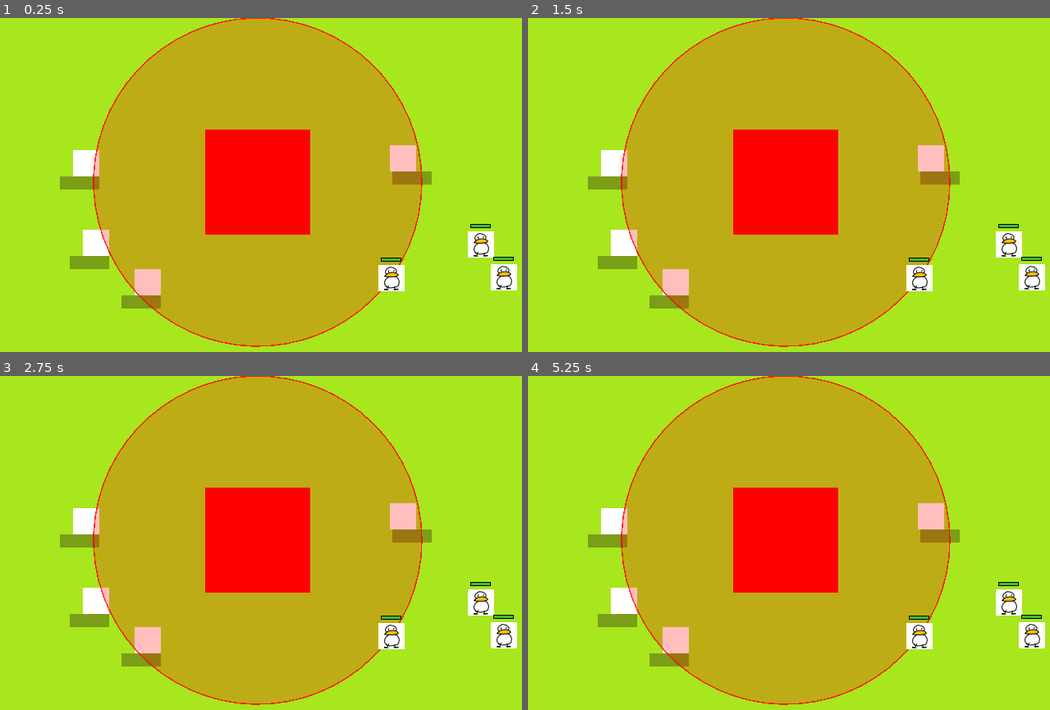
Above: before the commit, frames 1-4 (two rows, left to right).
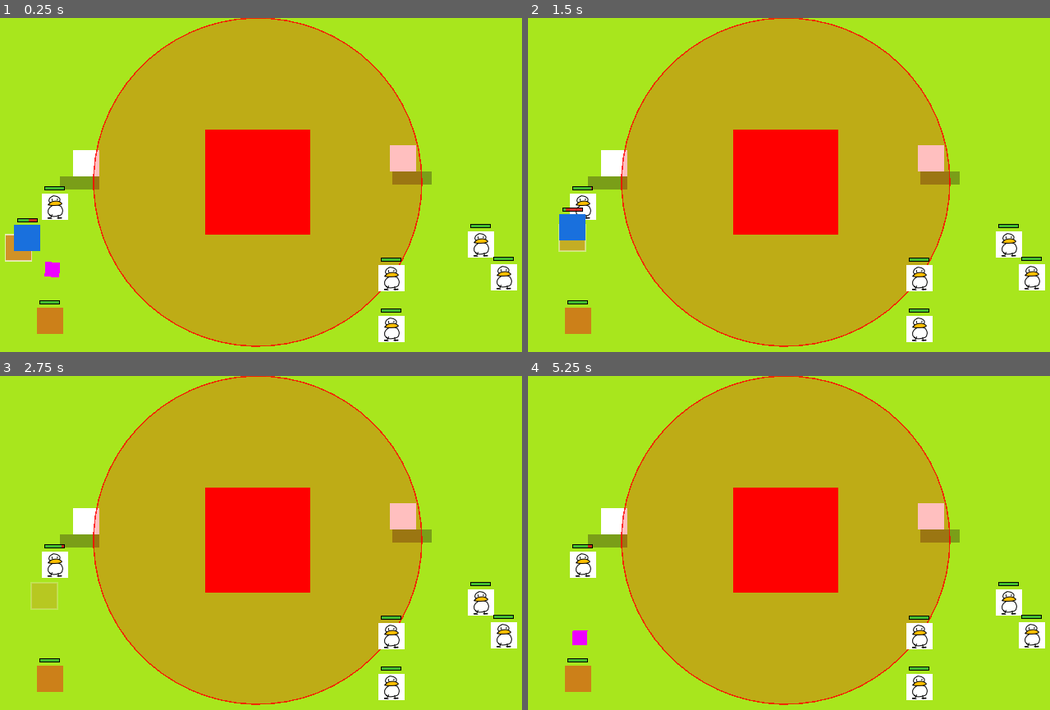
Above: after the commit, the same moments.

Repository: Sukimo/Duck_Tactics
Game: Godot game, scene res://Scene/arena_2d.tscn
Same seed, same stepped clock (60 frames per second), same inputs: the game is played once before the commit and once after it.
Inputs (mouse positions are in pixels of both pictures, inside the frame that each line leads up to):
- Up to frame 1 (0.25 s): no input
- Up to frame 2 (1.5 s): move the mouse to (929, 185) at 0.52 s; click (929, 185) at 0.67 s; drag from (653, 221) to (752, 275) at 1.27 s
- Up to frame 3 (2.75 s): move the mouse to (323, 479) at 2.02 s; click (323, 479) at 2.17 s
- Up to frame 4 (5.25 s): drag from (752, 633) to (590, 506) at 2.77 s; move the mouse to (982, 616) at 3.52 s; click (982, 616) at 3.67 s; tap Enter at 4.25 s; drag from (590, 506) to (689, 469) at 4.27 s; tap Space at 5 s; move the mouse to (820, 559) at 5.02 s; click (820, 559) at 5.17 s

The runs differ from the first frame. In frame 1, 3.5% of the frame differs, in the area x 0-78%, y 50-98%; in frame 2, 3.3%; in frame 3, 3.1%; in frame 4, 2.8%.

Commit message:
[Add] mob_enemy

Diff:
--- a/Scene/arena_2d.tscn
+++ b/Scene/arena_2d.tscn
@@ -4,6 +4,8 @@
 [ext_resource type="PackedScene" uid="uid://r0wmacbh07on" path="res://enemies/StructureEnemy .tscn" id="3_bj6xp"]
 [ext_resource type="PackedScene" uid="uid://cyntornrl8nbf" path="res://units/ducks/melee_duck.tscn" id="4_xajys"]
 [ext_resource type="PackedScene" uid="uid://dg6buts2tf6ws" path="res://units/ducks/range_duck.tscn" id="5_7e173"]
+[ext_resource type="PackedScene" uid="uid://dvgbw0s1xoi4i" path="res://enemies/mob/melee_mob.tscn" id="5_8h8df"]
+[ext_resource type="PackedScene" uid="uid://b8nr1vd4mv203" path="res://enemies/mob/range_mob.tscn" id="6_llpfn"]
 
 [sub_resource type="NavigationPolygon" id="NavigationPolygon_4ecip"]
 vertices = PackedVector2Array(778.9531, 17.929688, 777.0469, 426, 20.84375, 426, 14.15625, 13.0625)
@@ -39,38 +41,6 @@
 grow_vertical = 0
 color = Color(0.3529412, 0.41960785, 0.078431375, 0.5882353)
 
-[node name="Duck2D2" type="Sprite2D" parent="." unique_id=1568990993]
-position = Vector2(203, 274)
-texture = ExtResource("1_4ecip")
-
-[node name="ColorRect" type="ColorRect" parent="Duck2D2" unique_id=1770196659]
-anchors_preset = 7
-anchor_left = 0.5
-anchor_top = 1.0
-anchor_right = 0.5
-anchor_bottom = 1.0
-offset_left = -48.0
-offset_top = -16.0
-grow_horizontal = 2
-grow_vertical = 0
-color = Color(0.3529412, 0.41960785, 0.078431375, 0.5882353)
-
-[node name="Duck2D3" type="Sprite2D" parent="." unique_id=1965870591]
-position = Vector2(266, 322)
-texture = ExtResource("1_4ecip")
-
-[node name="ColorRect" type="ColorRect" parent="Duck2D3" unique_id=1635235917]
-anchors_preset = 7
-anchor_left = 0.5
-anchor_top = 1.0
-anchor_right = 0.5
-anchor_bottom = 1.0
-offset_left = -48.0
-offset_top = -16.0
-grow_horizontal = 2
-grow_vertical = 0
-color = Color(0.3529412, 0.41960785, 0.078431375, 0.5882353)
-
 [node name="Duck2D4" type="Sprite2D" parent="." unique_id=352887246]
 position = Vector2(577, 171)
 texture = ExtResource("1_4ecip")
@@ -95,8 +65,20 @@
 [node name="MeleeDuck" parent="." unique_id=1533052234 instance=ExtResource("4_xajys")]
 position = Vector2(672, 276)
 
-[node name="MeleeDuck2" parent="." unique_id=811425380 instance=ExtResource("4_xajys")]
+[node name="MeleeDuck3" parent="." unique_id=811425380 instance=ExtResource("4_xajys")]
+position = Vector2(153, 230)
+
+[node name="MeleeDuck2" parent="." unique_id=1242216967 instance=ExtResource("4_xajys")]
 position = Vector2(700, 316)
 
 [node name="RangeDuck" parent="." unique_id=1850260188 instance=ExtResource("5_7e173")]
 position = Vector2(563, 317)
+
+[node name="RangeDuck2" parent="." unique_id=572959942 instance=ExtResource("5_7e173")]
+position = Vector2(563, 379)
+
+[node name="MeleeMob" parent="." unique_id=100000001 instance=ExtResource("5_8h8df")]
+position = Vector2(106, 283)
+
+[node name="RangeMob" parent="." unique_id=200000001 instance=ExtResource("6_llpfn")]
+position = Vector2(147, 369)
--- /dev/null
+++ b/enemies/mob.gd
@@ -0,0 +1,55 @@
+extends CharacterBody2D
+class_name BaseMob
+
+@export var move_speed: float = 80.0
+@export var max_hp: int = 60
+
+var hp: int
+
+@onready var attack_component: AttackComponent = $AttackComponent
+
+func _ready() -> void:
+	hp = max_hp
+
+func _physics_process(_delta: float) -> void:
+	attack_component.try_attack()
+	_move_toward_nearest_duck()
+
+func _move_toward_nearest_duck() -> void:
+	var target := _find_nearest_duck()
+	if target == null:
+		velocity = Vector2.ZERO
+		return
+	# Stop at attack range edge so it doesn't walk through the duck
+	var dist := global_position.distance_to(target.global_position)
+	if dist > attack_component.attack_range * 0.85:
+		velocity = (target.global_position - global_position).normalized() * move_speed
+	else:
+		velocity = Vector2.ZERO
+	move_and_slide()
+
+func _find_nearest_duck() -> Node2D:
+	var best: Node2D = null
+	var best_dist: float = INF
+	for duck in get_tree().get_nodes_in_group("ducks"):
+		if not duck is Node2D:
+			continue
+		var d := global_position.distance_to((duck as Node2D).global_position)
+		if d < best_dist:
+			best_dist = d
+			best = duck
+	return best
+
+func take_damage(amount: int) -> void:
+	hp -= amount
+	if has_node("HealthBar"):
+		$HealthBar.update(hp, max_hp)
+	if hp <= 0:
+		die()
+
+func die() -> void:
+	print("[Mob] %s died" % name)
+	queue_free()
+
+func mob_type() -> String:
+	return "BaseMob"
--- /dev/null
+++ b/enemies/mob/melee_mob.tscn
@@ -0,0 +1,26 @@
+[gd_scene format=3 uid="uid://dvgbw0s1xoi4i"]
+
+[ext_resource type="Script" uid="uid://cplbwj8agtfkr" path="res://enemies/mob.gd" id="1_mob"]
+[ext_resource type="Script" uid="uid://dufoubqahcdi" path="res://components/melee_attack.gd" id="2_mob"]
+[ext_resource type="Texture2D" uid="uid://ce6o71538cywk" path="res://cube32.png" id="2_ucrmo"]
+[ext_resource type="PackedScene" uid="uid://b73q4bv6hdhkt" path="res://components/health_bar.tscn" id="3_mob"]
+
+[sub_resource type="RectangleShape2D" id="RectangleShape2D_mob"]
+size = Vector2(32, 32)
+
+[node name="MeleeMob" type="CharacterBody2D" unique_id=100000001 groups=["enemies"]]
+script = ExtResource("1_mob")
+
+[node name="Sprite2D" type="Sprite2D" parent="." unique_id=100000002]
+modulate = Color(0.09773452, 0.44051942, 0.8644789, 1)
+texture = ExtResource("2_ucrmo")
+
+[node name="CollisionShape2D" type="CollisionShape2D" parent="." unique_id=100000003]
+shape = SubResource("RectangleShape2D_mob")
+
+[node name="AttackComponent" type="Node" parent="." unique_id=100000004]
+script = ExtResource("2_mob")
+attack_range = 40.0
+target_group = "ducks"
+
+[node name="HealthBar" parent="." unique_id=100000005 instance=ExtResource("3_mob")]
--- /dev/null
+++ b/enemies/mob/range_mob.tscn
@@ -0,0 +1,32 @@
+[gd_scene format=3 uid="uid://b8nr1vd4mv203"]
+
+[ext_resource type="Script" uid="uid://cplbwj8agtfkr" path="res://enemies/mob.gd" id="1_mob"]
+[ext_resource type="Texture2D" uid="uid://ce6o71538cywk" path="res://cube32.png" id="2_6juje"]
+[ext_resource type="Script" uid="uid://c7w68xdn0asqh" path="res://components/range_attack.gd" id="2_mob"]
+[ext_resource type="PackedScene" uid="uid://b73q4bv6hdhkt" path="res://components/health_bar.tscn" id="3_mob"]
+
+[sub_resource type="RectangleShape2D" id="RectangleShape2D_mob"]
+size = Vector2(32, 32)
+
+[node name="RangeMob" type="CharacterBody2D" unique_id=200000001 groups=["enemies"]]
+script = ExtResource("1_mob")
+move_speed = 60.0
+max_hp = 40
+
+[node name="Sprite2D" type="Sprite2D" parent="." unique_id=200000002]
+modulate = Color(0.8, 0.5, 0.1, 1)
+texture = ExtResource("2_6juje")
+
+[node name="CollisionShape2D" type="CollisionShape2D" parent="." unique_id=200000003]
+shape = SubResource("RectangleShape2D_mob")
+
+[node name="AttackComponent" type="Node" parent="." unique_id=200000004]
+script = ExtResource("2_mob")
+projectile_speed = 250.0
+arc_height = 0.0
+attack_range = 180.0
+attack_damage = 8
+attack_speed = 0.6
+target_group = "ducks"
+
+[node name="HealthBar" parent="." unique_id=200000005 instance=ExtResource("3_mob")]
